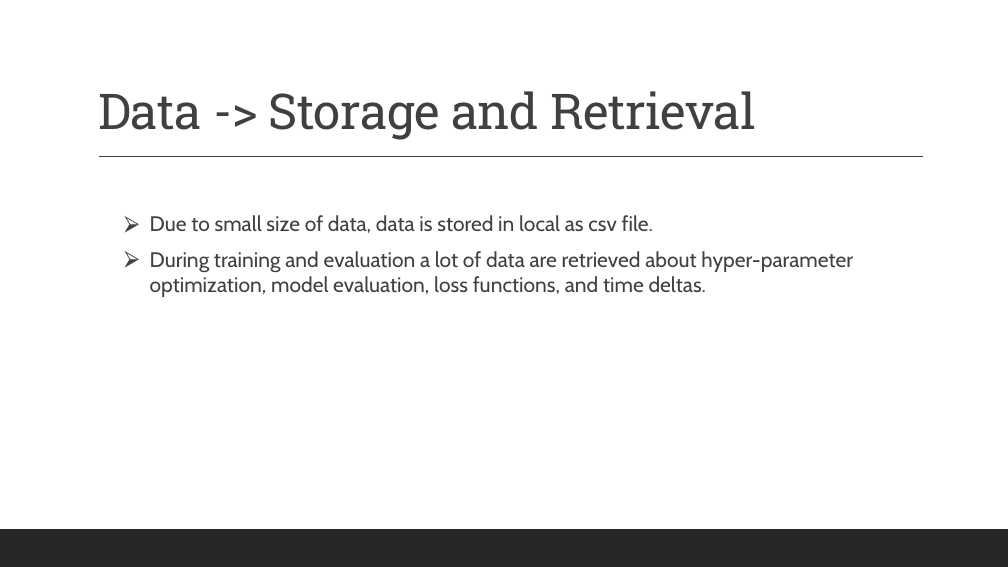
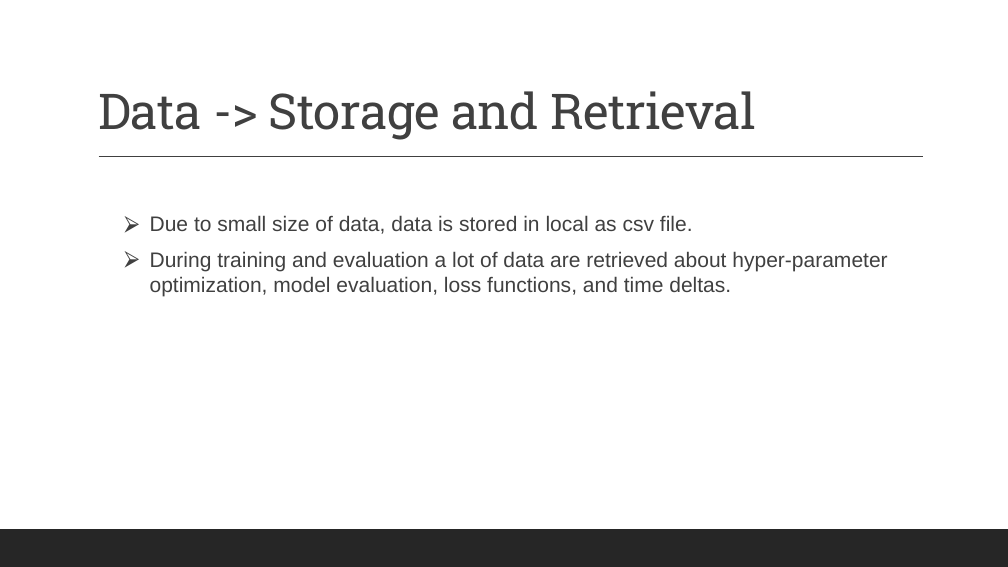
Before and after one commit to TRY-ER/Prediction-of-LC50-value-using-Quantitative-structure-activity-relationship-models-QSAR-models-, a slide deck: slide 5 of docs/LC50 VALUE PREDICTION.pptx. Drawn at 1008x567 pixels with LibreOffice and Linux fonts; fonts in the diff are those of the drawing. Boxes give left, top, right and bottom in pixels: in the first picture for what was removed or moved away, otherwise in the second. Text is boxed around its words. In the diff, an @@ line names an element or a change of style, - is before the commit and + after.

```diff
--- a/docs/LC50 VALUE PREDICTION.pptx
+++ b/docs/LC50 VALUE PREDICTION.pptx
@@ text "Due to small size of ..." at box(150, 215, 887, 296): font Cabin to Arial @@
```
Also in this commit, not shown: 2 other slides changed, 3 other files.
